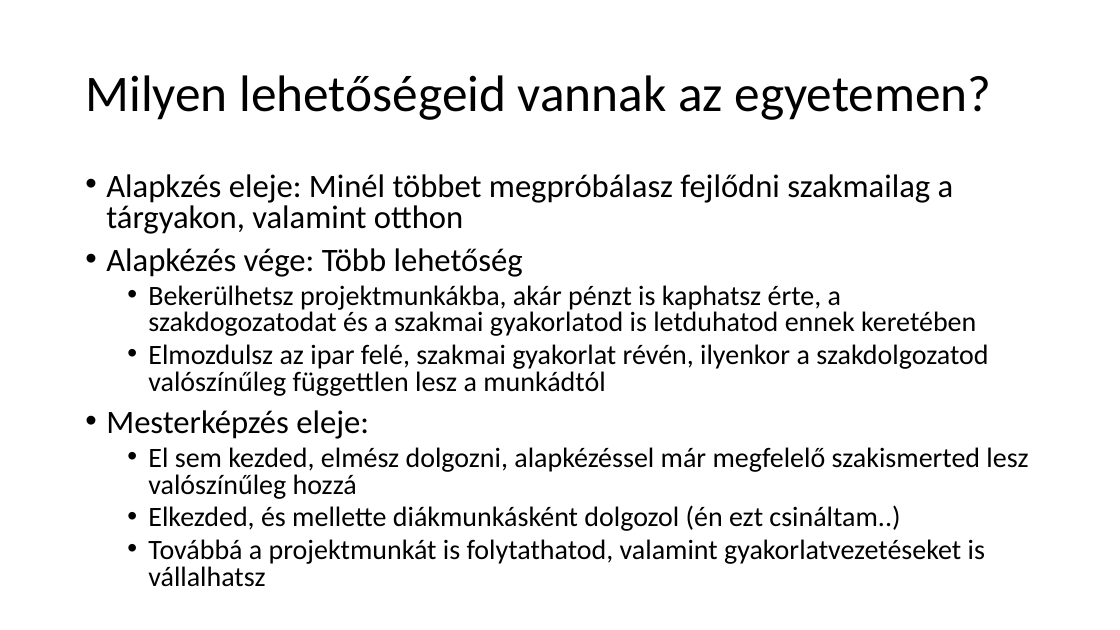
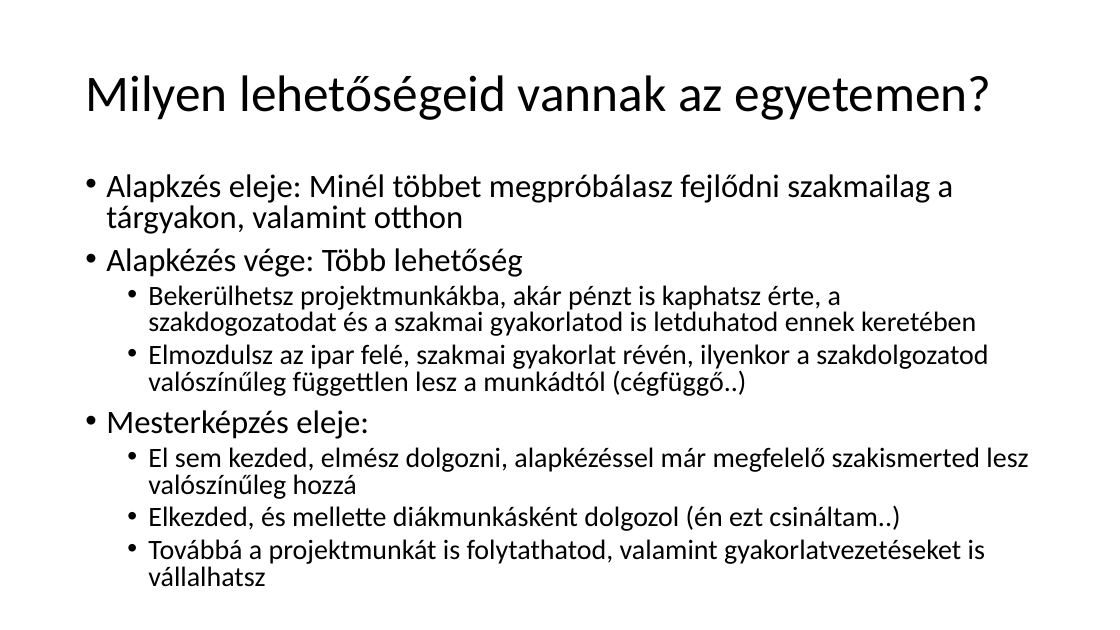
Before and after one commit to nagyandras95/Egyetem, a slide deck: slide 7 of efop/03/Programozók világa.pptx. Drawn at 1120x630 pixels with LibreOffice and Linux fonts; fonts in the diff are those of the drawing. Boxes give left, top, right and bottom in pixels: in the first picture for what was removed or moved away, otherwise in the second. Text is boxed around its words. In the diff, an @@ line names an element or a change of style, - is before the commit and + after.

```diff
--- a/efop/03/Programozók világa.pptx
+++ b/efop/03/Programozók világa.pptx
@@ text at <box>148,344,988,396</box>: text changed @@
-  • Elmozdulsz az ipar felé, szakmai gyakorlat révén, ilyenkor a szakdolgozatod valószínűleg függettlen lesz a munkádtól
+  • Elmozdulsz az ipar felé, szakmai gyakorlat révén, ilyenkor a szakdolgozatod valószínűleg függettlen lesz a munkádtól (cégfüggő..)
```
Also in this commit, not shown: 7 other slides changed, 1 other file.
